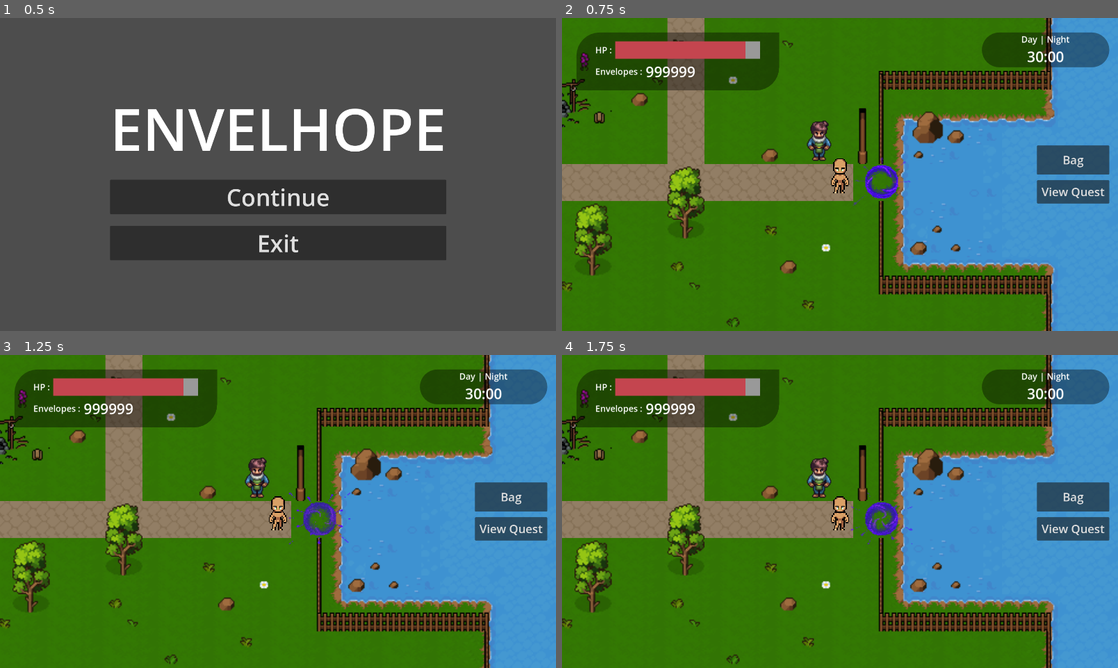
Above: before the commit, frames 1-4 (two rows, left to right).
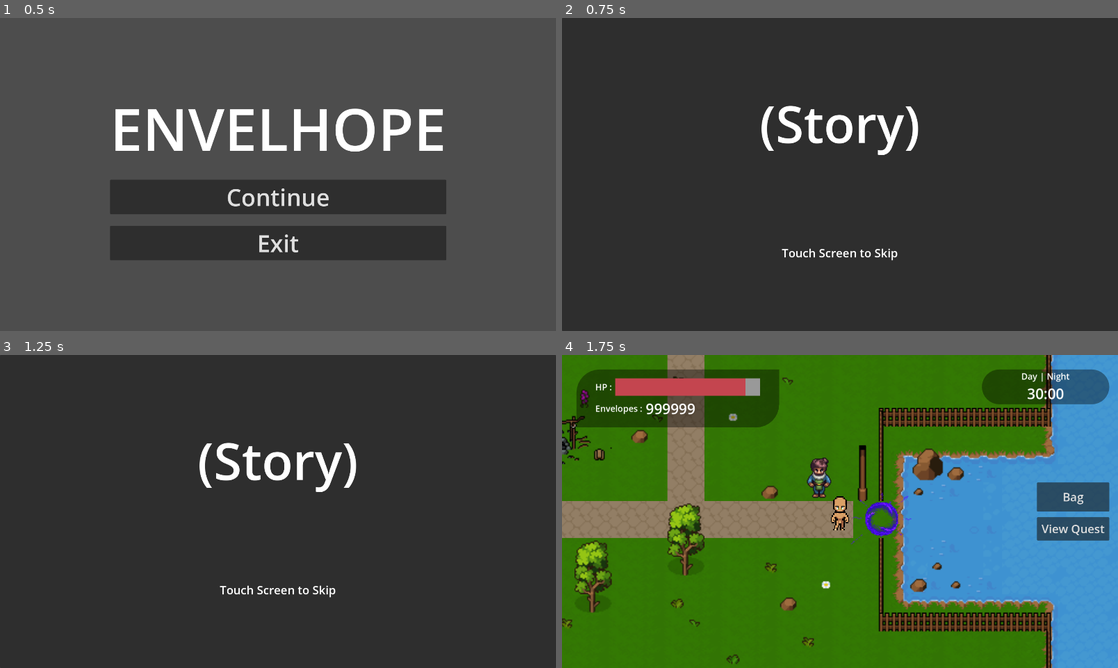
Above: after the commit, the same moments.

Repository: hoaxnt/envelhope-beta
Game: Godot game, scene res://Scenes/utils/main_menu.tscn
Same seed, same stepped clock (60 frames per second), same inputs: the game is played once before the commit and once after it.
Inputs (mouse positions are in pixels of both pictures, inside the frame that each line leads up to):
- Up to frame 1 (0.5 s): no input
- Up to frame 2 (0.75 s): click "Continue" at 0.5 s
- Up to frame 3 (1.25 s): no input
- Up to frame 4 (1.75 s): click (840, 511) at 1.27 s

Frame 1 is identical in both runs. In frame 2, 100% of the frame differs, in the area x 0-100%, y 0-100%; in frame 3, 100%; in frame 4, 0.5%.

Commit message:
feat: added story scene at the beginning

Diff:
--- a/Scenes/chapters/chapter_1.tscn
+++ b/Scenes/chapters/chapter_1.tscn
@@ -99,5 +99,6 @@
 autoplay = "default"
 
 [node name="Hud" parent="." instance=ExtResource("7_sx3b6")]
+visible = false
 
 [connection signal="body_entered" from="Portal" to="Portal" method="_on_body_entered"]
--- /dev/null
+++ b/Scenes/utils/startup_story.tscn
@@ -0,0 +1,59 @@
+[gd_scene load_steps=2 format=3 uid="uid://b2jfj6qmxkkur"]
+
+[ext_resource type="Script" uid="uid://bk4md7ygek5mq" path="res://scripts/utils/startup_story.gd" id="1_gqv3l"]
+
+[node name="StartupStory" type="Control"]
+layout_mode = 3
+anchors_preset = 15
+anchor_right = 1.0
+anchor_bottom = 1.0
+grow_horizontal = 2
+grow_vertical = 2
+script = ExtResource("1_gqv3l")
+metadata/_edit_lock_ = true
+
+[node name="Panel" type="Panel" parent="."]
+layout_mode = 1
+anchors_preset = 15
+anchor_right = 1.0
+anchor_bottom = 1.0
+grow_horizontal = 2
+grow_vertical = 2
+metadata/_edit_lock_ = true
+
+[node name="VBoxContainer" type="VBoxContainer" parent="Panel"]
+layout_mode = 1
+anchors_preset = 15
+anchor_right = 1.0
+anchor_bottom = 1.0
+grow_horizontal = 2
+grow_vertical = 2
+theme_override_constants/separation = 300
+alignment = 1
+
+[node name="Label" type="Label" parent="Panel/VBoxContainer"]
+layout_mode = 2
+theme_override_font_sizes/font_size = 176
+text = "(Story)"
+horizontal_alignment = 1
+vertical_alignment = 1
+
+[node name="Label2" type="Label" parent="Panel/VBoxContainer"]
+layout_mode = 2
+theme_override_font_sizes/font_size = 40
+text = "Touch Screen to Skip"
+horizontal_alignment = 1
+vertical_alignment = 1
+
+[node name="SkipButton" type="Button" parent="Panel"]
+layout_mode = 1
+anchors_preset = 15
+anchor_right = 1.0
+anchor_bottom = 1.0
+grow_horizontal = 2
+grow_vertical = 2
+theme_override_font_sizes/font_size = 40
+flat = true
+metadata/_edit_lock_ = true
+
+[connection signal="pressed" from="Panel/SkipButton" to="." method="_on_skip_button_pressed"]
--- a/Scripts/Chapters/chapter_1.gd
+++ b/Scripts/Chapters/chapter_1.gd
@@ -1,9 +1,10 @@
 extends Node2D
 
 @onready var global_state = get_node("/root/GlobalState")
+@onready var hud : CanvasLayer = $Hud
 
 func _ready() -> void:
-	pass
+	hud.show()
 
 func _input(event: InputEvent) -> void:
 	if event.is_action_released("ui_cancel"):
--- a/Scripts/utils/main_menu.gd
+++ b/Scripts/utils/main_menu.gd
@@ -2,7 +2,7 @@
 
 func _on_start_button_pressed() -> void:
 	get_tree().current_scene.call_deferred("queue_free")
-	get_tree().call_deferred("change_scene_to_file", "res://scenes/chapters/chapter_1.tscn")
+	get_tree().call_deferred("change_scene_to_file", "res://scenes/utils/startup_story.tscn")
 
 func _on_exit_button_pressed() -> void:
 	get_tree().quit()
--- /dev/null
+++ b/Scripts/utils/startup_story.gd
@@ -0,0 +1,5 @@
+extends Control
+
+func _on_skip_button_pressed() -> void:
+	get_tree().current_scene.call_deferred("queue_free")
+	get_tree().call_deferred("change_scene_to_file", "res://scenes/chapters/chapter_1.tscn")
Not shown, added: Scripts/utils/startup_story.gd.uid
